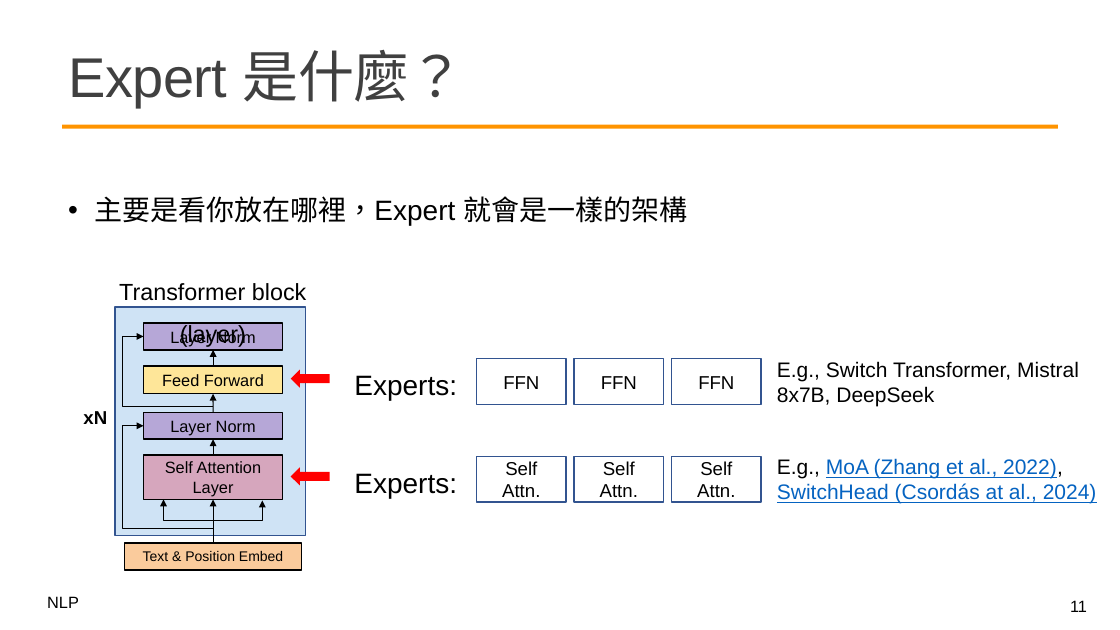
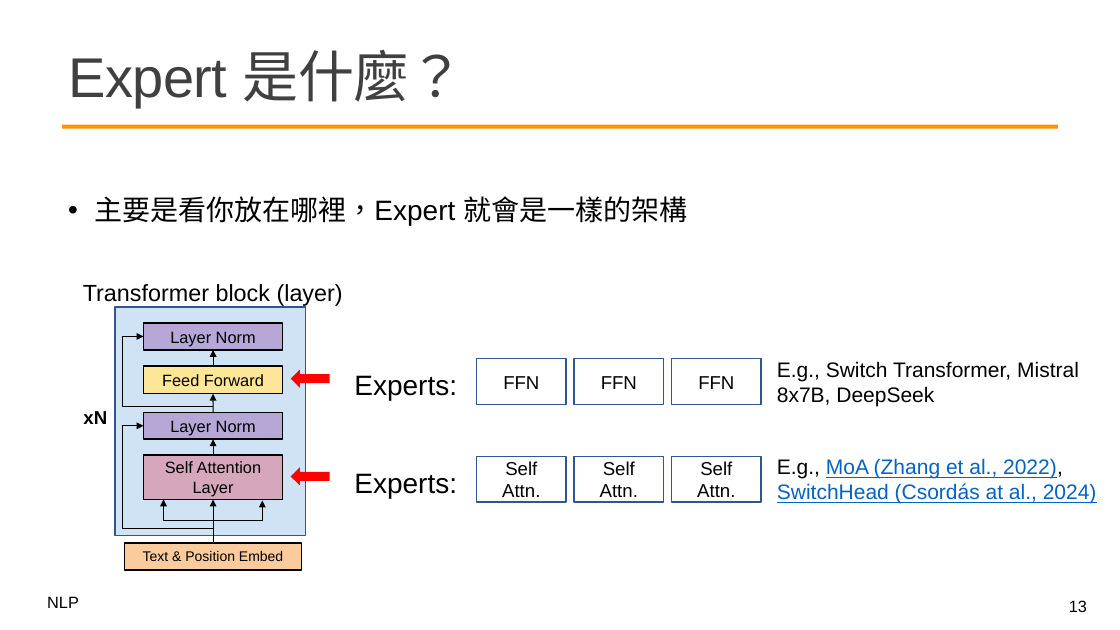
Before and after one commit to mcps5601/CGUNLP_2025_Spring, a slide deck: slide 13 of slides/moe_0601.pptx (slide 11 before the commit). Drawn at 1120x630 pixels with LibreOffice and Linux fonts; fonts in the diff are those of the drawing; background and template pictures are left out. Boxes give left, top, right and bottom in pixels: in the first picture for what was removed or moved away, otherwise in the second. Text is boxed around its words. In the diff, an @@ line names an element or a change of style, - is before the commit and + after.

```diff
--- a/slides/moe_0601.pptx
+++ b/slides/moe_0601.pptx
@@ text "Transformer block (layer)" rewrapped from [119,283,307,347] to [83,284,343,306] @@
@@ page number at [1069,600,1087,612]: text changed @@
-11
+13
```
Also in this commit, not shown: 8 other slides changed, 5 slides added, 1 slide removed, 1 other file.
